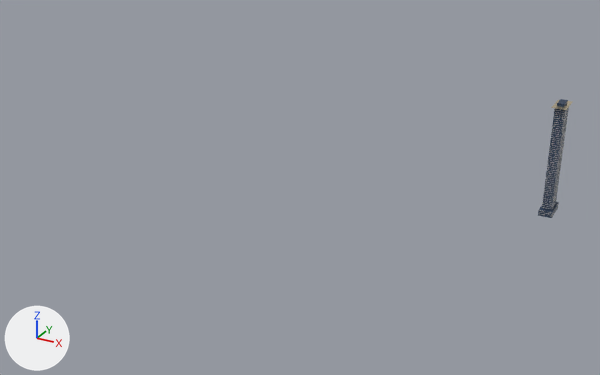
The glTF model docs/research/3d-buildings-pilot/heroes/grande-signature-residences.glb, before and after one commit.
The view is the same before and after, from a camera (50 mm lens) standing at (403.0, -1000.0, 828.0) and looking at (-376.0, 418.0, 120.0). Lighting does not change. The marker at lower left points along +X, +Y and +Z. The older version comes first. Where no turn or scale is listed for an object, it has been applied to the vertices.

The scene before the commit, as lines of its bpy script (objects in view):
```python
me_b_1047612077_grande_signature_residences_mesh = bpy.data.meshes.new('B_1047612077_grande-signature-residences_mesh')
me_b_1047612077_grande_signature_residences_mesh.from_pydata(...)  # a box spanning x 49.0..80.0, y 781.0..845.0, z 0.0..14.0; a box spanning x 53.0..76.0, y 791.0..835.0, z 14.0..260.0; a box spanning x 56.0..72.0, y 797.0..829.0, z 260.0..267.0
me_b_1047612077_grande_signature_residences_mesh.materials.append(mat_glass_bluegrey)  # dark blue #2c3f59
ob_b_1047612077_grande_signature_residences = bpy.data.objects.new('B_1047612077_grande-signature-residences', me_b_1047612077_grande_signature_residences_mesh)
ob_b_1047612077_grande_signature_residences.location = (0.0, 0.0, 0.0)
```
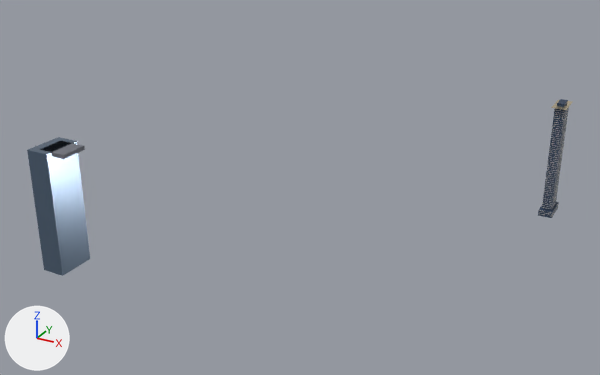
The change, as a list of edits to the scene's bpy script:
```text
Add mat_vision_bentglass:
    mat_vision_bentglass = principled_material('Vision_BentGlass')
    mat_vision_bentglass.base_color = (0.1, 0.15, 0.22)  # blue #596c81
    mat_vision_bentglass.metallic = 0.4
    mat_vision_bentglass.roughness = 0.2
Add mat_concrete_dark:
    mat_concrete_dark = principled_material('Concrete_Dark')
    mat_concrete_dark.base_color = (0.16, 0.17, 0.2)  # grey #6f737c
    mat_concrete_dark.metallic = 0.05
    mat_concrete_dark.roughness = 0.82
Add me_vision_slab_mesh_001:
    me_vision_slab_mesh_001.from_pydata([(-758.0, 125.0, 0.0), (-711.0, 125.0, 0.0), (-711.0, 44.0, 0.0), (-761.0, 44.0, 0.0), (-758.0, 125.0, 260.0), (-711.0, 125.0, 260.0), (-711.0, 44.0, 260.0), (-761.0, 44.0, 260.0)], [], [(3, 2, 1), (3, 1, 0), (4, 5, 6), (4, 6, 7), (0, 1, 5), (0, 5, 4), (1, 2, 6), (1, 6, 5), (2, 3, 7), (2, 7, 6), (3, 0, 4), (3, 4, 7)])
    me_vision_slab_mesh_001.materials.append(mat_vision_bentglass)  # blue #596c81
Add me_vision_crown_mesh:
    me_vision_crown_mesh.from_pydata(...)  # a box spanning x -741.1..-680.9, y 56.4..112.8, z 252.0..260.0
    me_vision_crown_mesh.materials.append(mat_concrete_dark)  # grey #6f737c
Add ob_vision_slab__1:
    ob_vision_slab__1 = bpy.data.objects.new('vision_slab_-1', me_vision_slab_mesh_001)
    ob_vision_slab__1.location = (0.0, 0.0, 0.0)
Add ob_vision_crown:
    ob_vision_crown = bpy.data.objects.new('vision_crown', me_vision_crown_mesh)
    ob_vision_crown.location = (0.0, 0.0, 0.0)
```

Where the change shows, as pixel boxes [x1, y1, x2, y2] in the pictures (600 x 375 px):
'vision_slab_-1', added (blue): after [27, 137, 90, 276]
'vision_crown', added: after [40, 141, 85, 159]
